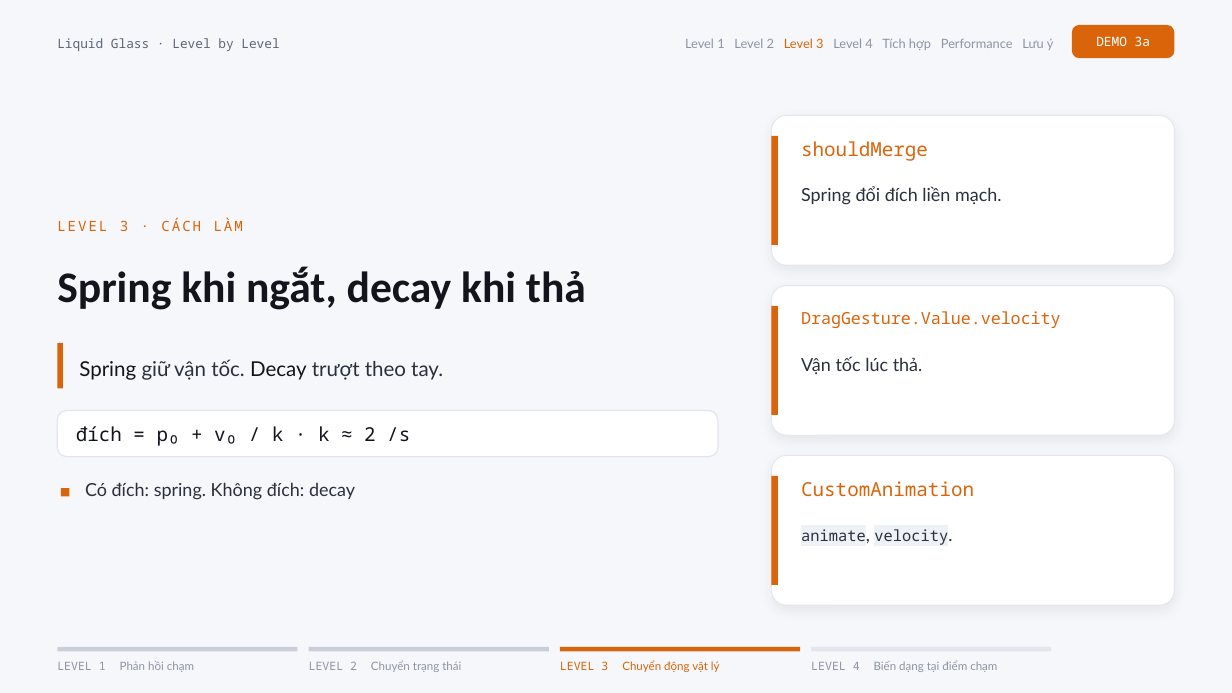
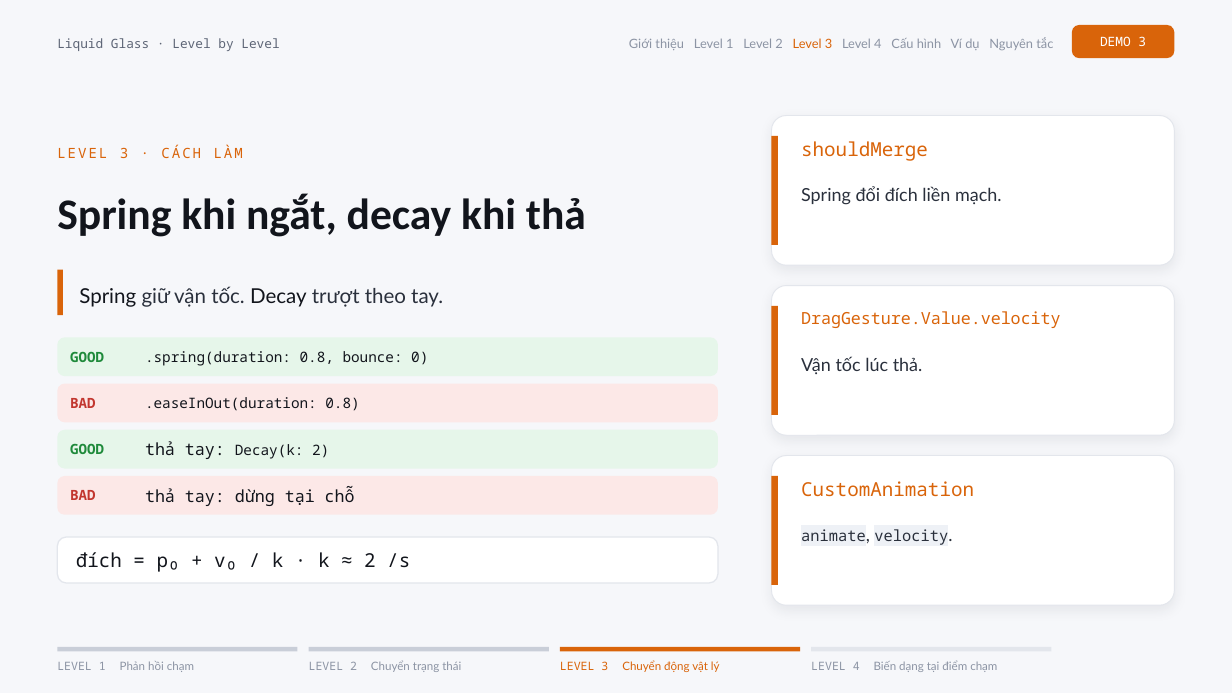
Before and after one commit to matech03/workshop-liquid-glass, a slide deck: slide 10 of slides/Trai-nghiem-Liquid-Glass.pptx (slide 9 before the commit). Drawn at 1232x693 pixels with LibreOffice and Linux fonts; fonts in the diff are those of the drawing. Boxes give left, top, right and bottom in pixels: in the first picture for what was removed or moved away, otherwise in the second. Text is boxed around its words. In the diff, an @@ line names an element or a change of style, - is before the commit and + after.

```diff
--- a/slides/Trai-nghiem-Liquid-Glass.pptx
+++ b/slides/Trai-nghiem-Liquid-Glass.pptx
@@ text at box(629, 37, 1053, 50): text changed @@
-Level 1 Level 2 Level 3 Level 4 Tích hợp Performance Lưu ý
+Giới thiệu Level 1 Level 2 Level 3 Level 4 Cấu hình Ví dụ Nguyên tắc
@@ text at box(1100, 36, 1146, 46): text changed @@
-DEMO 3a
+DEMO 3
@@ 3 texts, 1 rectangle: place and size @@
-3 texts, 1 rectangle at box(57, 217, 586, 388)
+3 texts, 1 rectangle at box(57, 144, 586, 315)
@@ rounded rectangle added at box(57, 337, 718, 376), fill #E6F6EA @@
@@ text added at box(70, 351, 104, 362), 11 pt, text #1F8A3B, bold @@
+GOOD
@@ text added at box(145, 351, 428, 366), 11.2 pt, text #12151C @@
+.spring(duration: 0.8, bounce: 0)
@@ rounded rectangle added at box(57, 384, 718, 422), fill #FCE8E7 @@
@@ text added at box(70, 398, 95, 408), 11 pt, text #C2362F, bold @@
+BAD
@@ text added at box(145, 397, 359, 411), 11.2 pt, text #12151C @@
+.easeInOut(duration: 0.8)
@@ rounded rectangle: place and size @@
-rounded rectangle at box(57, 410, 718, 457)
+rounded rectangle at box(57, 430, 718, 469)
@@ rounded rectangle at box(57, 430, 718, 469): fill #FFFFFF to #E6F6EA; outline #E3E6EC 1 pt to none; proportions changed @@
@@ text added at box(70, 443, 104, 454), 11 pt, text #1F8A3B, bold @@
+GOOD
@@ text added at box(145, 441, 329, 459), 11.2 pt, text #12151C @@
+thả tay: Decay(k: 2)
@@ rounded rectangle added at box(57, 476, 718, 515), fill #FCE8E7 @@
@@ rectangle removed at box(61, 488, 69, 496) @@
@@ text added at box(70, 490, 95, 500), 11 pt, text #C2362F, bold @@
+BAD
@@ text removed at box(85, 482, 355, 500) @@
-Có đích: spring. Không đích: decay
@@ text added at box(145, 486, 355, 506), 13 pt, text #12151C @@
+thả tay: dừng tại chỗ
@@ rounded rectangle added at box(57, 537, 718, 583), fill #FFFFFF, outline #E3E6EC 1 pt @@
@@ text "đích = p₀ + v₀ ...": place and size @@
-text "đích = p₀ + v₀ ..." at box(76, 426, 410, 446)
+text "đích = p₀ + v₀ ..." at box(76, 552, 410, 572)
```
Also in this commit, not shown: 11 other slides changed, 6 slides added, 5 slides removed, 51 other files.
